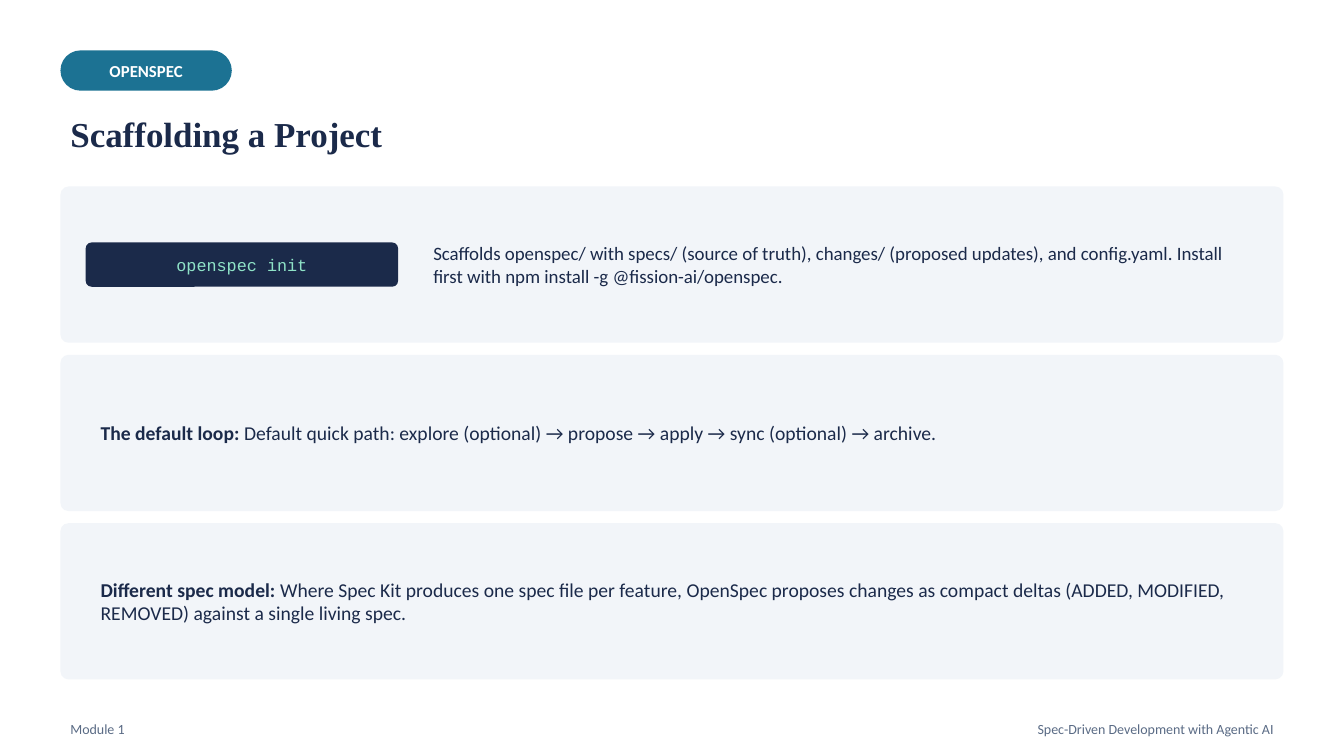
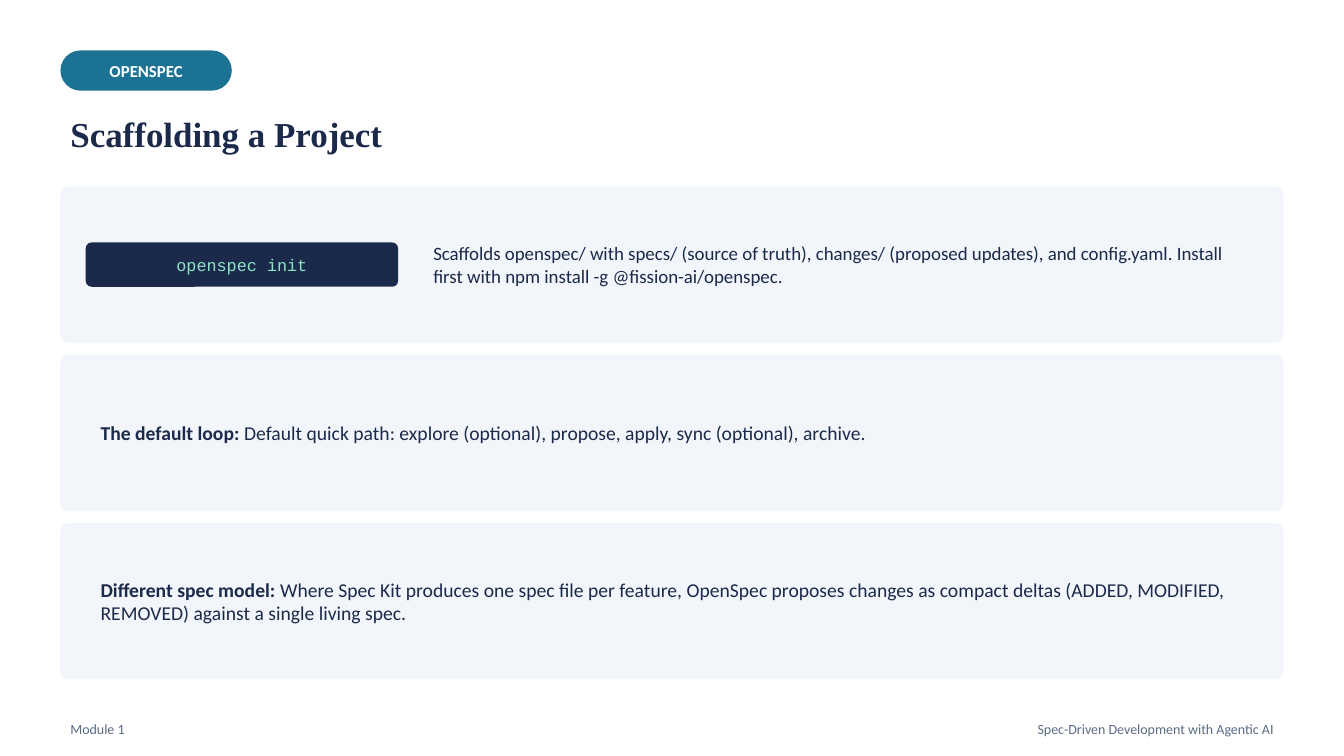
Before and after one commit to karthikasturi/sdd-with-agentic-ai, a slide deck: slide 9 of presentation/Module-1_From-Vibe-Coding-to-Spec-Driven-Development.pptx. Drawn at 1344x756 pixels with LibreOffice and Linux fonts; fonts in the diff are those of the drawing. Boxes give left, top, right and bottom in pixels: in the first picture for what was removed or moved away, otherwise in the second. Text is boxed around its words. In the diff, an @@ line names an element or a change of style, - is before the commit and + after.

```diff
--- a/presentation/Module-1_From-Vibe-Coding-to-Spec-Driven-Development.pptx
+++ b/presentation/Module-1_From-Vibe-Coding-to-Spec-Driven-Development.pptx
@@ text at box(101, 426, 865, 443): text changed @@
-The default loop: Default quick path: explore (optional) → propose → apply → sync (optional) → archive.
+The default loop: Default quick path: explore (optional), propose, apply, sync (optional), archive.
```
Also in this commit, not shown: 2 other slides changed, 1 slide removed, 17 other files.
